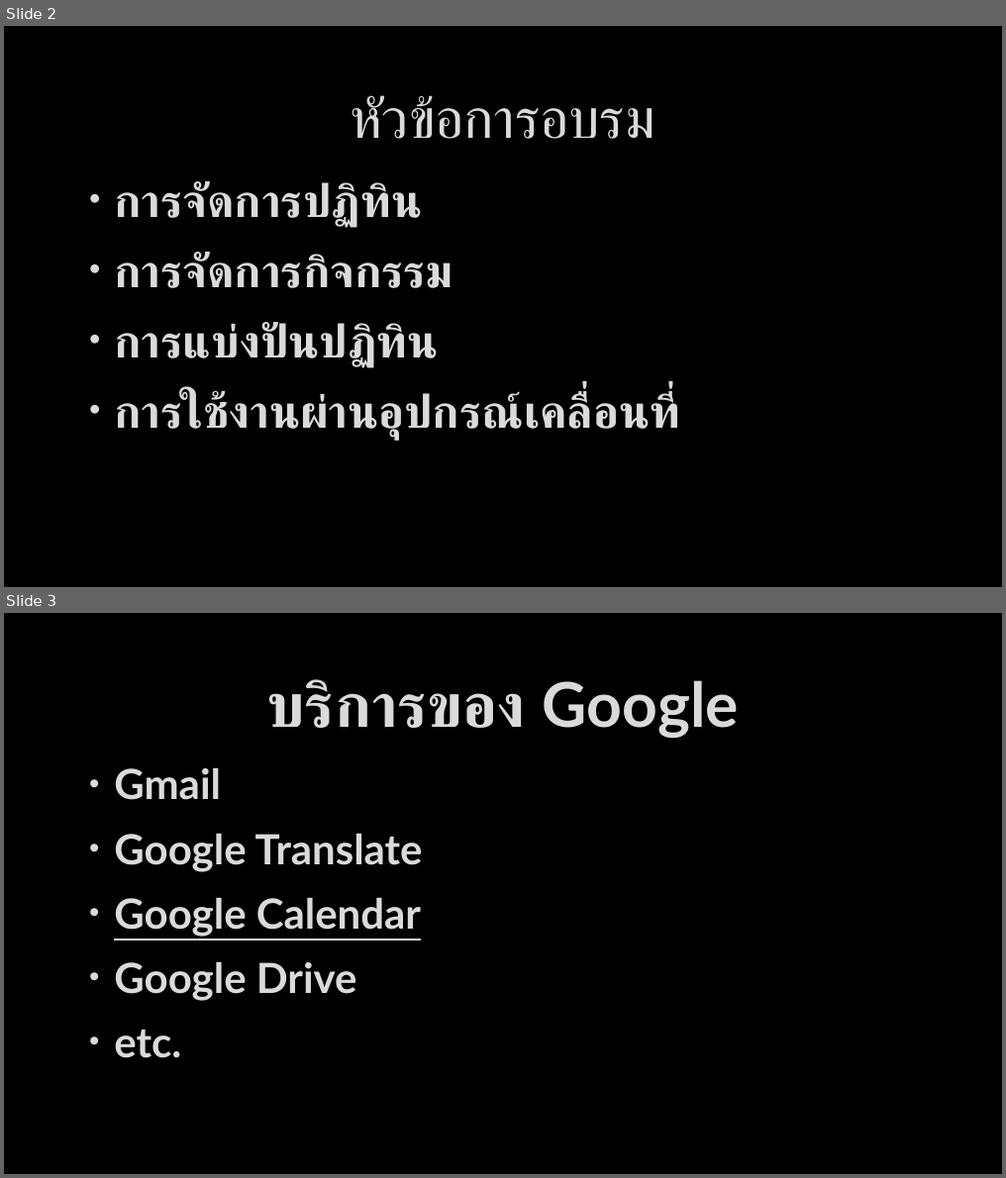
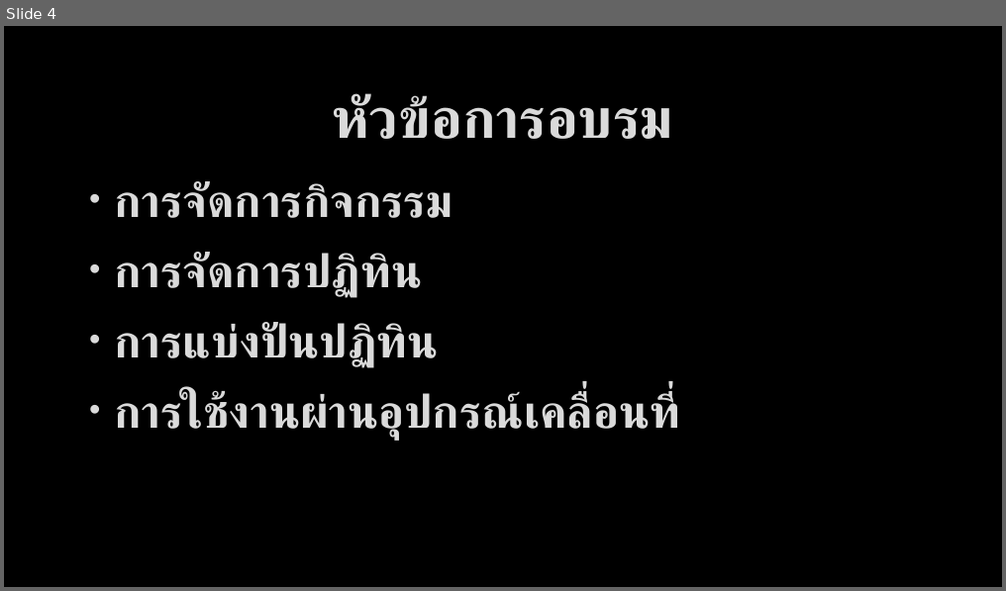
Before and after one commit to bratchasak/gcalendar, a slide deck: Google Calendar.pptx. Shown one above the other, each under a label of ours: slides 2 and 3 before the commit, slide 4 after it. The pictures are 1006x1178 and 1006x591 pixels, drawn with LibreOffice and Linux fonts; fonts in the diff are those of the drawing; background and template pictures are left out. Boxes give left, top, right and bottom in pixels: in the first picture for what was removed or moved away, otherwise in the second. Text is boxed around its words. In the diff, an @@ line names an element or a change of style, - is before the commit and + after.

```diff
--- a/Google Calendar.pptx
+++ b/Google Calendar.pptx
@@ slide 3 removed at (4,613,1002,1174), background picture (left out) @@
@@ title removed at (266,679,739,739) @@
-บริการของ Google
@@ text removed at (114,767,423,1059) @@
-• Gmail
-• Google Translate
-• Google Calendar
-• Google Drive
-• etc.
@@ what was slide 2 is now slide 4 @@
@@ slide 4 changed as well @@
@@ title "หัวข้อการอบรม" at (332,93,673,139): bold on @@
@@ text at (114,181,452,218): paragraph added @@
+• การจัดการกิจกรรม
@@ text at (114,252,452,288): paragraph removed @@
-• การจัดการกิจกรรม
```
Also in this commit, not shown: 7 other slides changed, 15 other slides removed, 1 other file.
